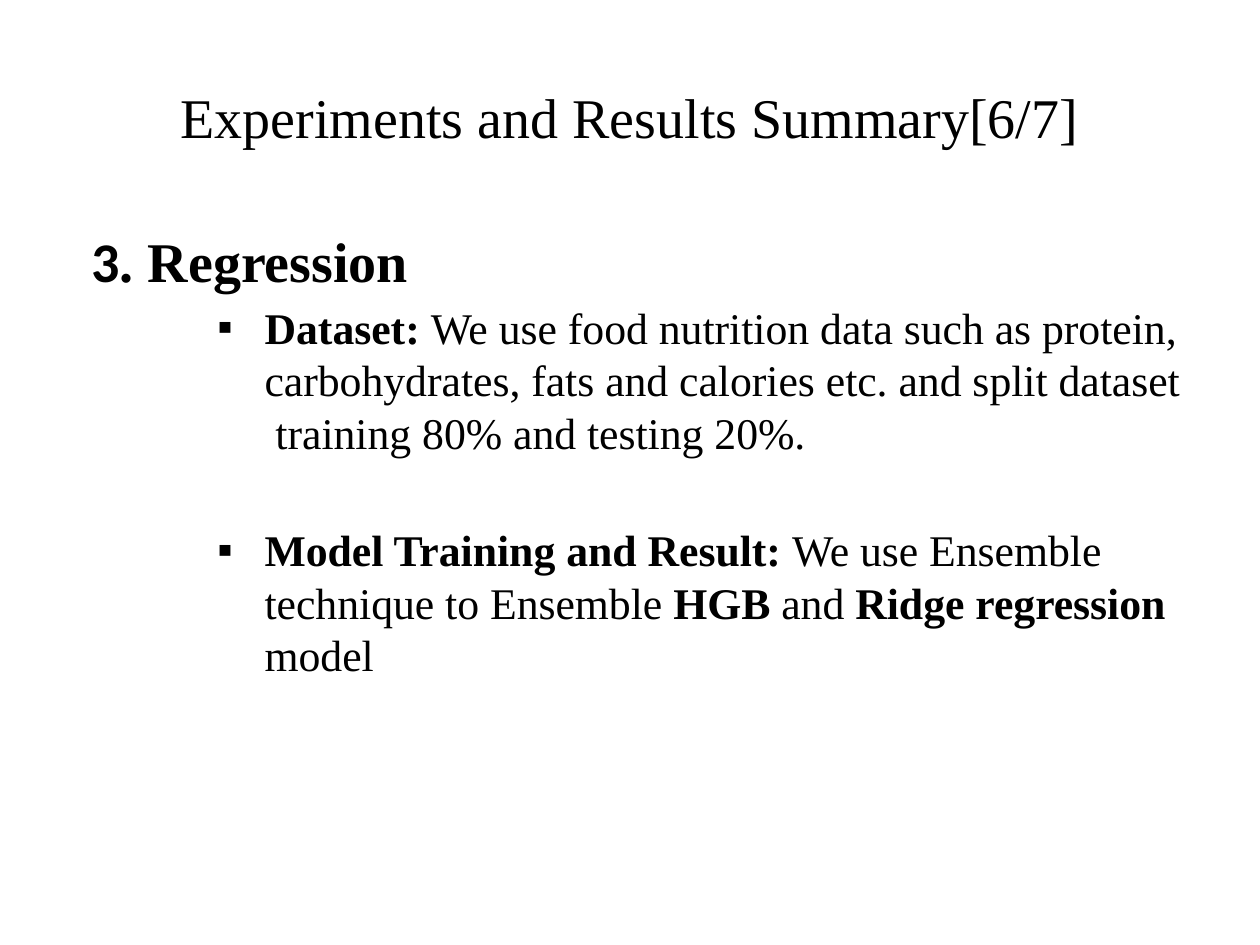
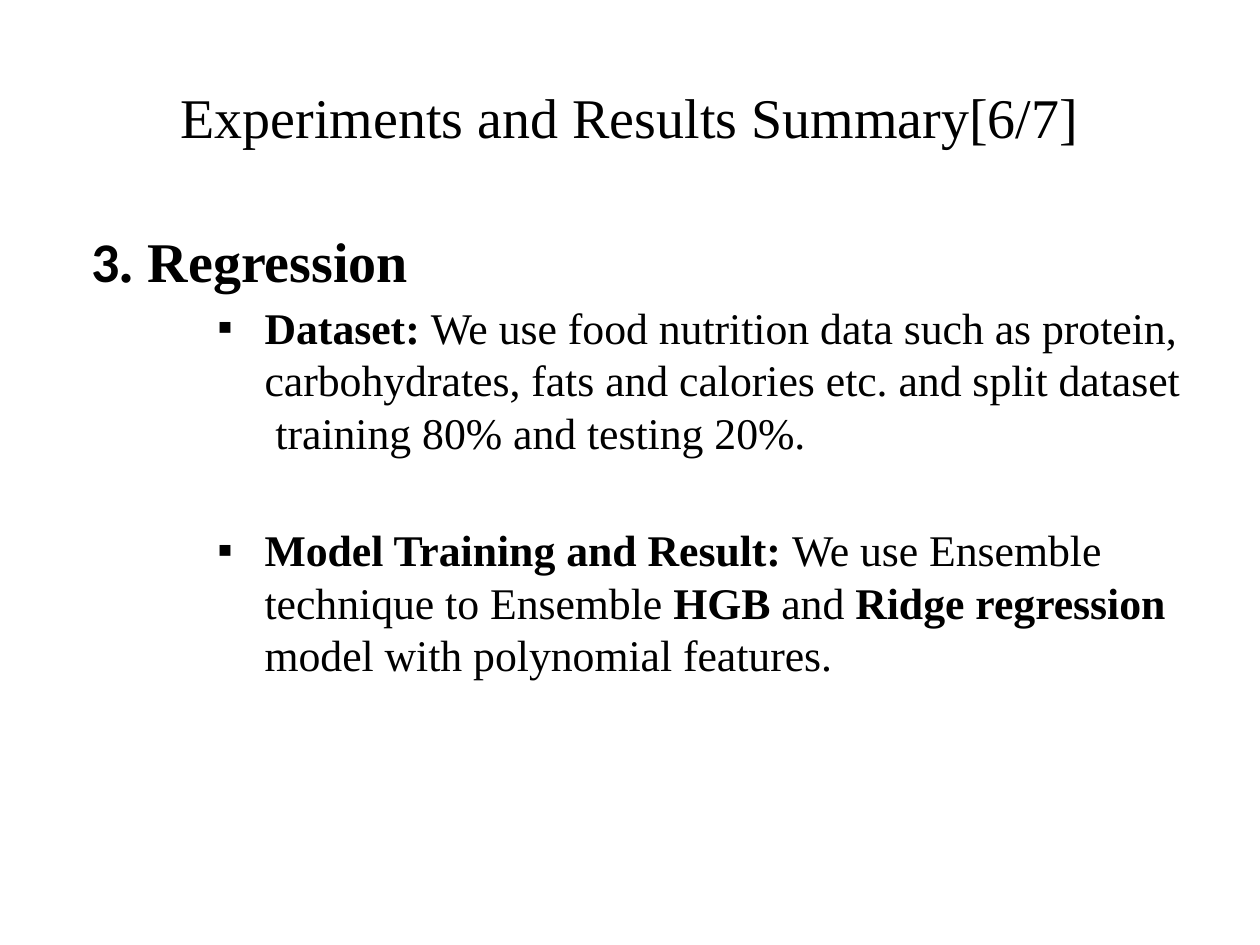
Before and after one commit to pandistic-zain/Fitnesstan--FYP, a slide deck: slide 33 of fitnesstan-documentation/FItnessstan_Final Presentation_Part 2.pptx. Drawn at 1260x945 pixels with LibreOffice and Linux fonts; fonts in the diff are those of the drawing; background and template pictures are left out. Boxes give left, top, right and bottom in pixels: in the first picture for what was removed or moved away, otherwise in the second. Text is boxed around its words. In the diff, an @@ line names an element or a change of style, - is before the commit and + after.

```diff
--- a/fitnesstan-documentation/FItnessstan_Final Presentation_Part 2.pptx
+++ b/fitnesstan-documentation/FItnessstan_Final Presentation_Part 2.pptx
@@ text at bbox=[265, 535, 1165, 680]: text changed; bold off @@
-    ▪ Model Training and Result: We use Ensemble technique to Ensemble HGB and Ridge regression model
+    ▪ Model Training and Result: We use Ensemble technique to Ensemble HGB and Ridge regression model with polynomial features.
```
Also in this commit, not shown: 13 other slides changed, 2 slides added, 2 slides removed.
